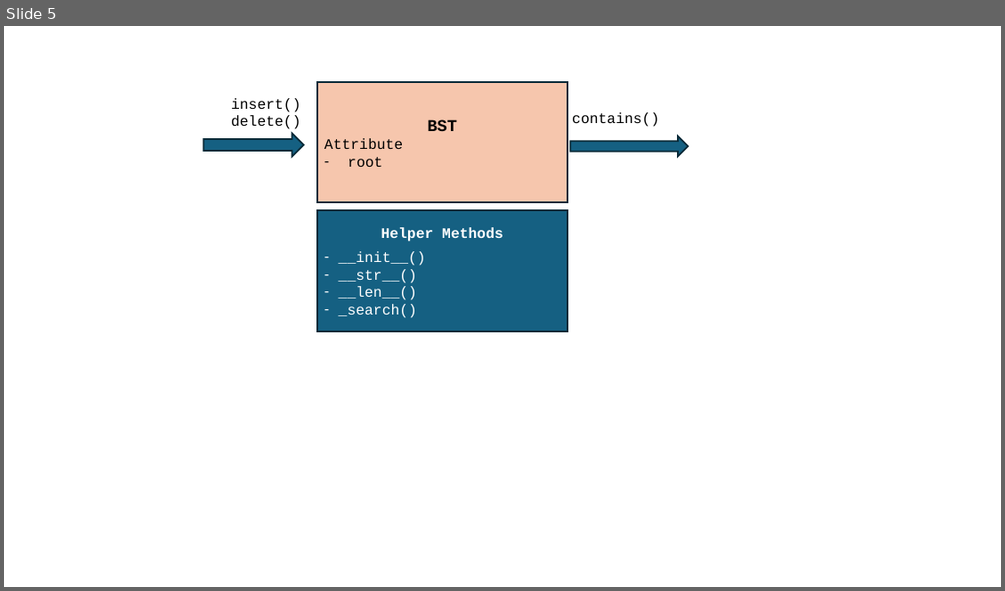
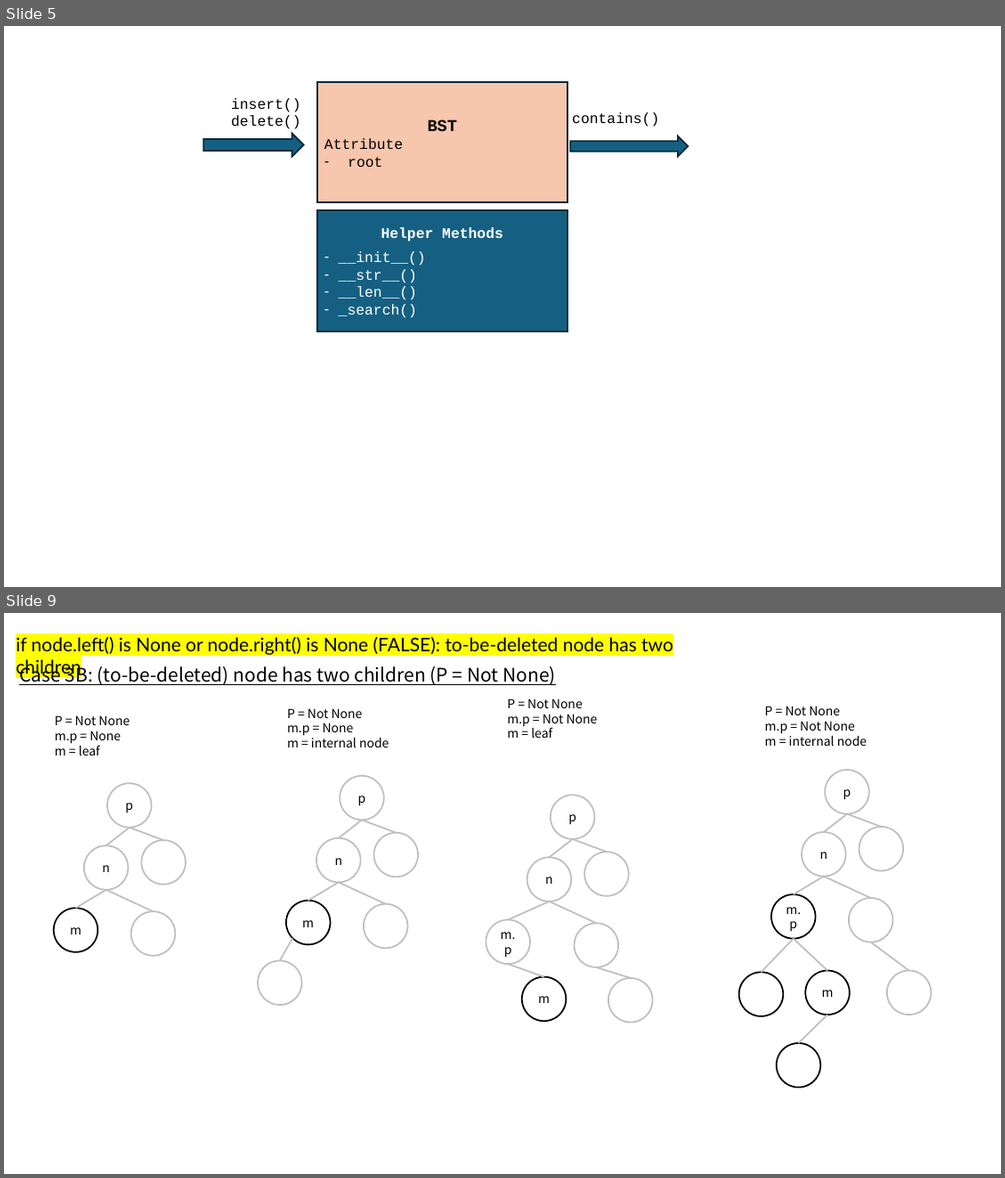
Before and after one commit to mingfujacky/Lecture-DSA-2.0, a slide deck: asset/ppt/ch10_binary_tree.pptx. Shown one above the other, each under a label of ours: slide 5 before the commit, slides 5 and 9 after it; the slides between them are not shown. The pictures are 1005x591 and 1005x1178 pixels, drawn with LibreOffice and Linux fonts; fonts in the diff are those of the drawing. Boxes give left, top, right and bottom in pixels: in the first picture for what was removed or moved away, otherwise in the second. Text is boxed around its words. In the diff, an @@ line names an element or a change of style, - is before the commit and + after.

```diff
--- a/asset/ppt/ch10_binary_tree.pptx
+++ b/asset/ppt/ch10_binary_tree.pptx
@@ slide 9 added at (x1=4, y1=613, x2=1001, y2=1174), background #FFFFFF @@
@@ text added at (x1=16, y1=637, x2=673, y2=655), 18 pt, text #000000 @@
+if node.left() is None or node.right() is None (FALSE): to-be-deleted node has two children
@@ text added at (x1=19, y1=663, x2=555, y2=686), 18 pt, text #000000, underline @@
+Case 3B: (to-be-deleted) node has two children (P = Not None)
@@ text added at (x1=507, y1=698, x2=598, y2=738), 12 pt, text #000000 @@
+P = Not None
+m.p = Not None
+m = leaf
@@ text added at (x1=765, y1=706, x2=866, y2=746), 12 pt, text #000000 @@
+P = Not None
+m.p = Not None
+m = internal node
@@ group added at (x1=53, y1=715, x2=186, y2=956): 5 ellipses, 4 lines, 1 text @@
+n
+p
+m
+P = Not None
+m.p = None
+m = leaf
@@ group added at (x1=258, y1=708, x2=418, y2=1005): 6 ellipses, 5 lines, 1 text @@
+n
+p
+m
+P = Not None
+m.p = None
+m = internal node
@@ group added at (x1=739, y1=770, x2=931, y2=1087): 9 ellipses, 8 lines @@
+n
+p
+m.p
+m
@@ group added at (x1=486, y1=795, x2=652, y2=1022): 7 ellipses, 6 lines @@
+n
+p
+m
+m.p
```
Also in this commit, not shown: 5 other slides added, 2 other files.
